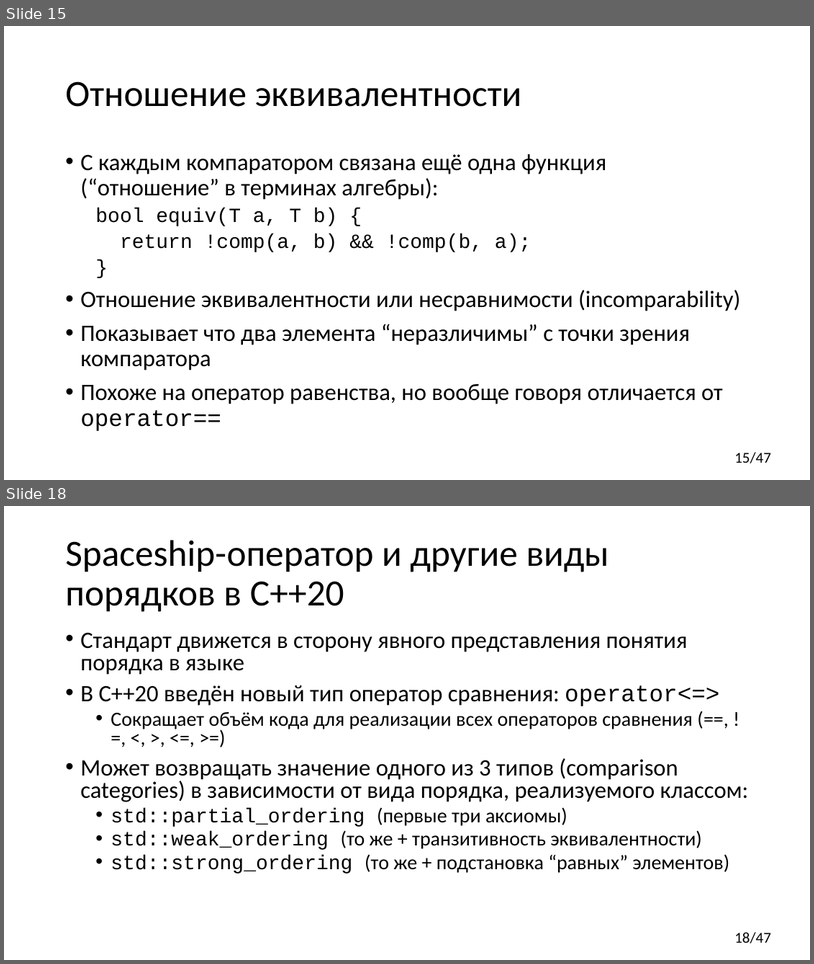
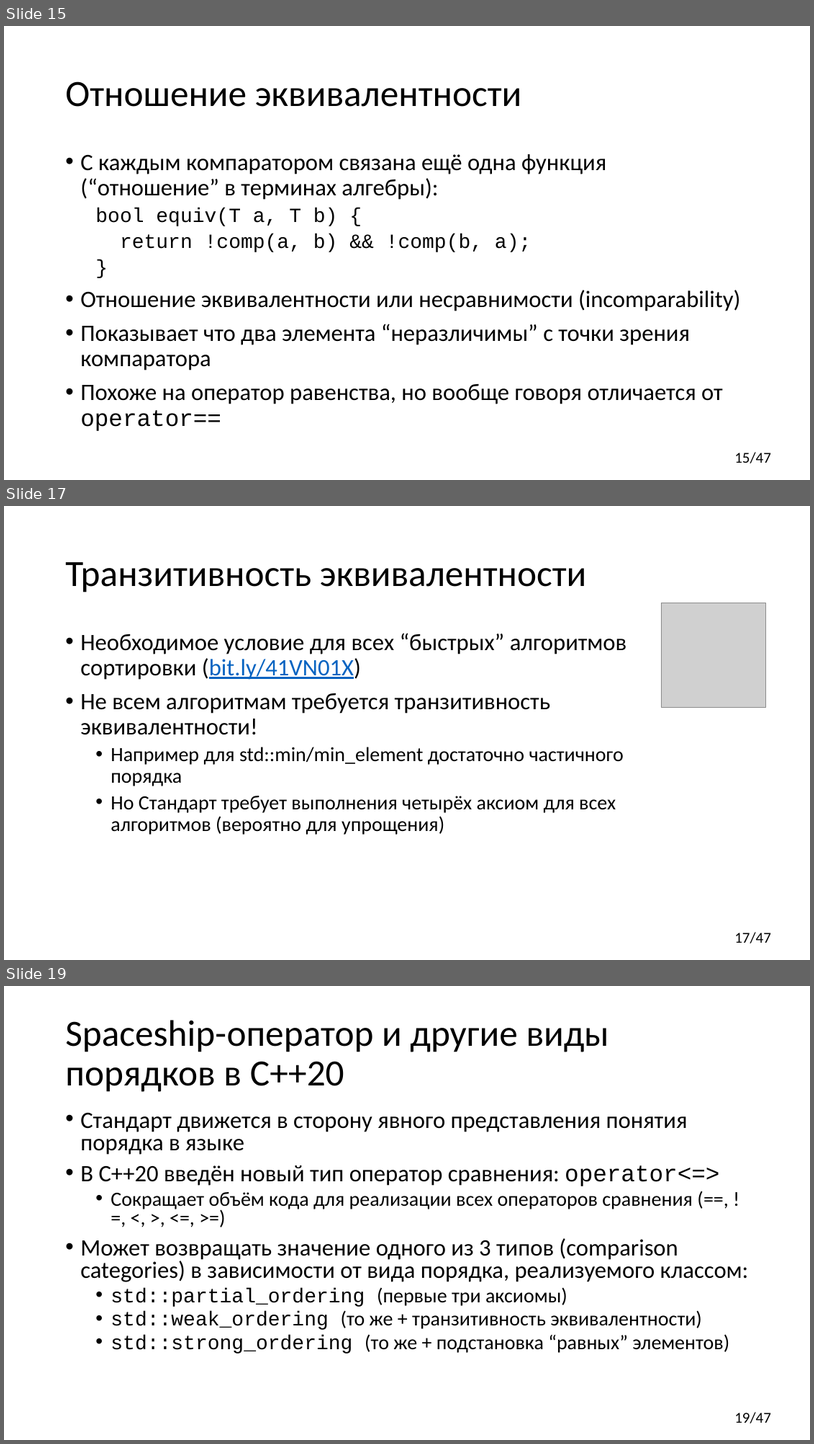
Before and after one commit to yugr/CppRussia, a slide deck: 2023/RU.pptx. Shown one above the other, each under a label of ours: slides 15 and 18 before the commit, slides 15, 17 and 19 after it; the slides between them are not shown. The pictures are 814x964 and 814x1444 pixels, drawn with LibreOffice and Linux fonts; fonts in the diff are those of the drawing; grey boxes stand for pictures. Boxes give left, top, right and bottom in pixels: in the first picture for what was removed or moved away, otherwise in the second. Text is boxed around its words. In the diff, an @@ line names an element or a change of style, - is before the commit and + after.

```diff
--- a/2023/RU.pptx
+++ b/2023/RU.pptx
@@ slide 17 added at box(4, 506, 810, 960), background #FFFFFF; not listed: 1 template element that a slide beside it also shows @@
@@ title added at box(65, 562, 587, 592), 44 pt, text #000000 @@
+Транзитивность эквивалентности
@@ picture added at box(661, 602, 766, 708) @@
@@ text added at box(80, 633, 628, 834), 24 pt, text #000000 @@
+• Необходимое условие для всех “быстрых” алгоритмов сортировки (bit.ly/41VN01X)
+• Не всем алгоритмам требуется транзитивность эквивалентности!
+  • Например для std::min/min_element достаточно частичного порядка
+  • Но Стандарт требует выполнения четырёх аксиом для всех алгоритмов (вероятно для упрощения)
@@ what was slide 18 is now slide 19 @@
@@ page number at box(735, 1412, 772, 1423): text changed @@
-18/47
+19/47
```
Also in this commit, not shown: 9 slides changed, 1 other slide added.
